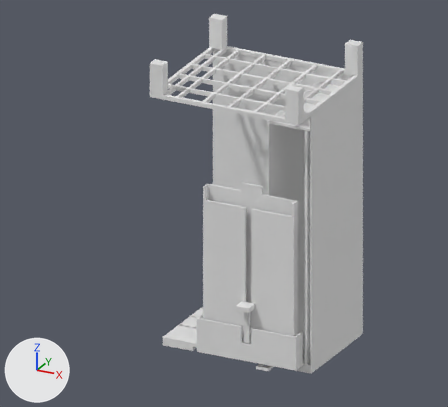
Renders of the Blender file skinkocchiali/blender/SkinkOcchiali_v14.blend from each side of a commit.
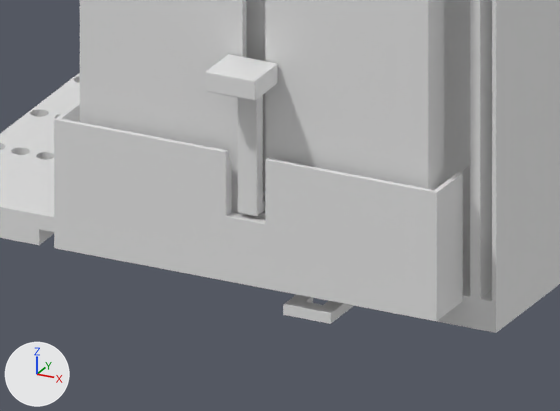
The first picture shows the older version from the file's camera 'Camera progetto'. The close-ups show the older and then the newer version on the part from 41% to 73% of the width and 71% to 97% of the height of that picture. Only the edits that show in the close-ups are written down. The lights are fixed; the arrows at lower left show +X, +Y and +Z.

The older version as bpy lines, for what is in view:
```python
me_p01_modulo_principale = bpy.data.meshes.new('P01_Modulo_principale')
me_p01_modulo_principale.from_pydata(...)  # 14716 vertices, 29570 faces; spans x 0.0..115.0, y -20.0..80.0, z 0.0..219.0
me_p01_modulo_principale.materials.append(mat_p01_modulo_principale_002)  # white #e7e7e7
me_p04_porta_patch_pieno = bpy.data.meshes.new('P04_Porta_patch_pieno')
me_p04_porta_patch_pieno.from_pydata(...)  # 206 vertices, 408 faces; spans x 35.0..105.0, y -7.3..-0.9, z 8.0..134.0
me_p04_porta_patch_pieno.materials.append(mat_p04_porta_patch_pieno_002)  # white #e7e7e7
me_p05_vassoio_con_asticella = bpy.data.meshes.new('P05_Vassoio_con_asticella')
me_p05_vassoio_con_asticella.from_pydata(...)  # 296 vertices, 588 faces; spans x 36.8..103.2, y -16.9..-2.8, z 18.3..47.9
me_p05_vassoio_con_asticella.materials.append(mat_p05_vassoio_con_asticella_002)  # white #e7e7e7
ob_p01_modulo_principale = bpy.data.objects.new('P01_Modulo_principale', me_p01_modulo_principale)
ob_p01_modulo_principale.location = (0.0, 0.0, 0.0)
ob_p04_porta_patch_pieno = bpy.data.objects.new('P04_Porta_patch_pieno', me_p04_porta_patch_pieno)
ob_p04_porta_patch_pieno.location = (0.0, 0.0, 0.0)
ob_p05_vassoio_con_asticella = bpy.data.objects.new('P05_Vassoio_con_asticella', me_p05_vassoio_con_asticella)
ob_p05_vassoio_con_asticella.location = (0.0, 0.0, 0.0)
# also in view: 'P07_Chiave_meandro_2' at (85.0, 0.0, 1.0)
```
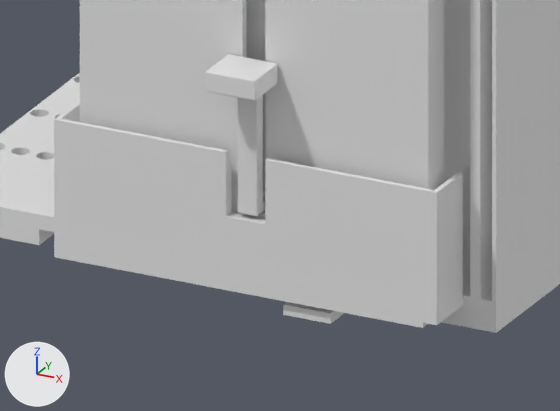
What changed in the scene script:
```text
Change me_p01_modulo_principale:
    used by ob_p01_modulo_principale; location = (0.0, 0.0, 0.0)
    remove me_p01_modulo_principale.from_pydata(...)  # 14716 vertices, 29570 faces; spans x 0.0..115.0, y -20.0..80.0, z 0.0..219.0
    add me_p01_modulo_principale.from_pydata(...)  # 15266 vertices, 30024 faces; spans x 0.0..115.0, y -20.0..80.0, z 0.0..220.0
    me_p01_modulo_principale part 1: 12 vertices removed from x 34.0..106.0, y -5.0..0.0, z 5.0; 48 vertices added at x 32.0..108.0, y -11.0..0.0, z 3.0..5.0
    other edits to the shape of me_p01_modulo_principale do not show in these pictures
```

What differs and where, as boxes [x1, y1, x2, y2] in the close-ups (560 x 411 px):
part 1 of me_p01_modulo_principale, built on
    after: [54, 233, 496, 333]
